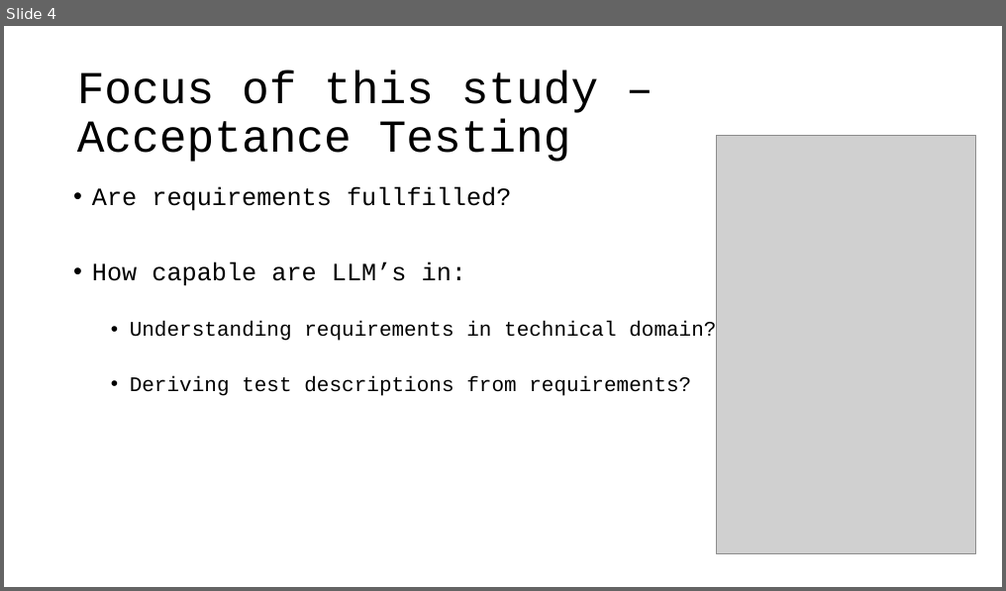
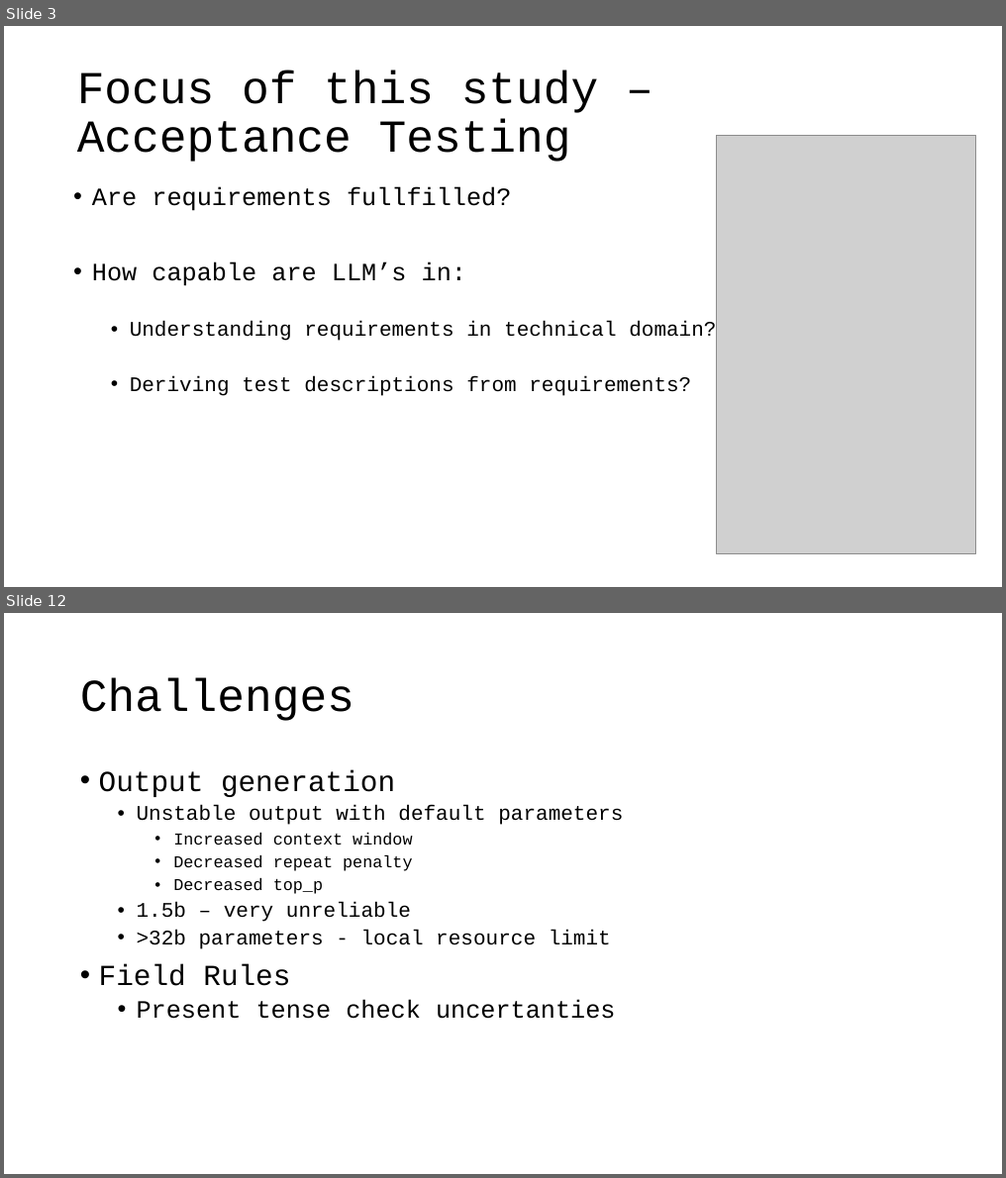
Before and after one commit to as-cal8/RBST-prompt-engineering, a slide deck: presentation/RBST_prompt-eng [Autosaved].pptx. Shown one above the other, each under a label of ours: slide 4 before the commit, slides 3 and 12 after it; the slides between them are not shown. The pictures are 1006x591 and 1006x1178 pixels, drawn with LibreOffice and Linux fonts; fonts in the diff are those of the drawing; grey boxes stand for pictures. Boxes give left, top, right and bottom in pixels: in the first picture for what was removed or moved away, otherwise in the second. Text is boxed around its words. In the diff, an @@ line names an element or a change of style, - is before the commit and + after.

```diff
--- a/presentation/RBST_prompt-eng [Autosaved].pptx
+++ b/presentation/RBST_prompt-eng [Autosaved].pptx
@@ slide 12 added at (x1=4, y1=613, x2=1002, y2=1174), background #FFFFFF @@
@@ title added at (x1=80, y1=679, x2=354, y2=721), 44 pt, text #000000 @@
+Challenges
@@ text added at (x1=99, y1=770, x2=623, y2=1019), 20 pt, text #000000 @@
+• Output generation
+  • Unstable output with default parameters
+    • Increased context window
+    • Decreased repeat penalty
+    • Decreased top_p
+  • 1.5b – very unreliable
+  • >32b parameters - local resource limit
+• Field Rules
+  • Present tense check uncertanties
@@ what was slide 4 is now slide 3 @@
```
Also in this commit, not shown: 5 slides changed, 4 other slides added, 2 slides removed, 10 other files.
